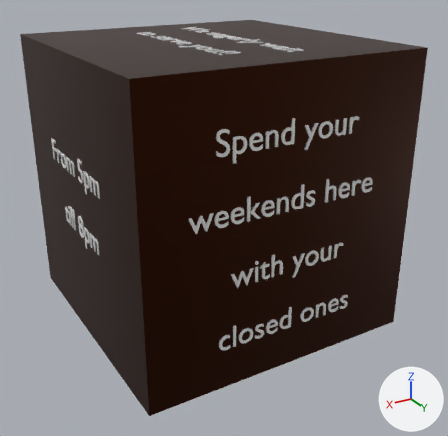
What one commit did to the Blender file src/assets/cube.blend.
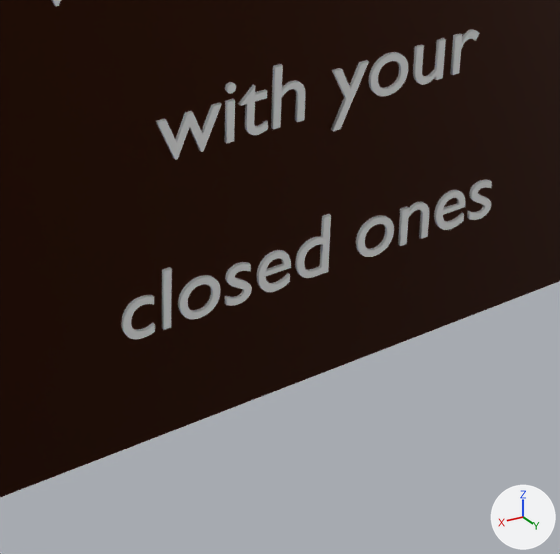
Each version is shown whole from a 50 mm lens placed at (3.94, 6.92, 2.89), pointed at (-0.05, 0.27, -0.44), then close up on the part from 39% to 83% of the width and 53% to 98% of the height. The lights are fixed; the arrows at lower right show +X, +Y and +Z.

Objects in the first close-up: 'Cube', 'Text.002'.
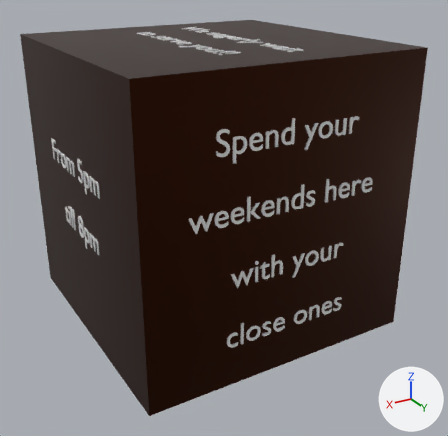
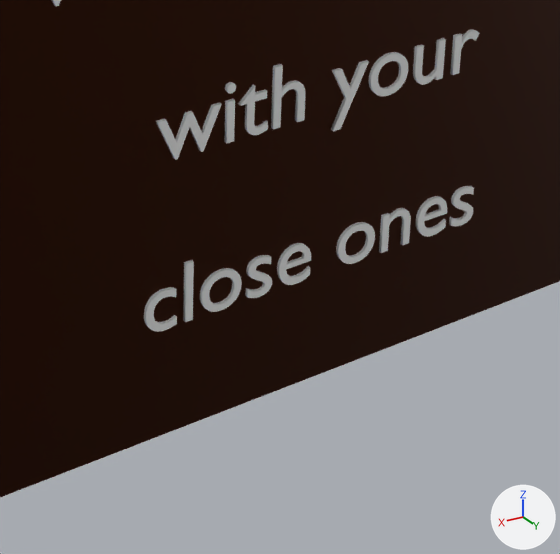
Where the change shows, as pixel boxes [x1, y1, x2, y2] in the close-ups (560 x 554 px):
```json
{"object": "Text.002", "change": "text changed", "before": [52, 0, 492, 339], "after": [52, 0, 480, 332]}
```

Scene script edits in JSON lines:
```json
{"op": "set", "path": "txt_text_002.body", "old": "'Spend your \\nweekends here \\nwith your\\nclosed ones'", "new": "'Spend your \\nweekends here \\nwith your\\nclose ones'"}
```
